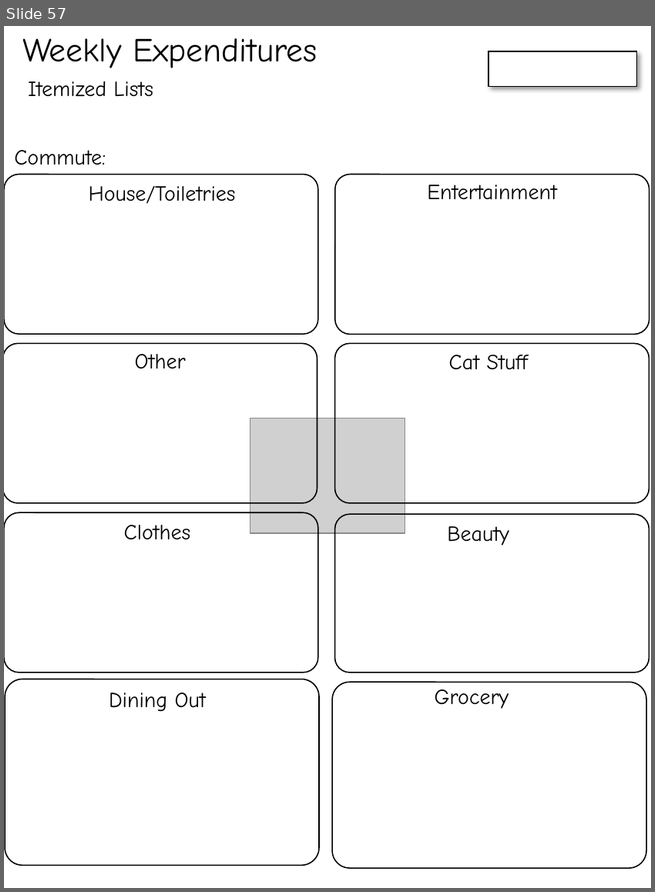
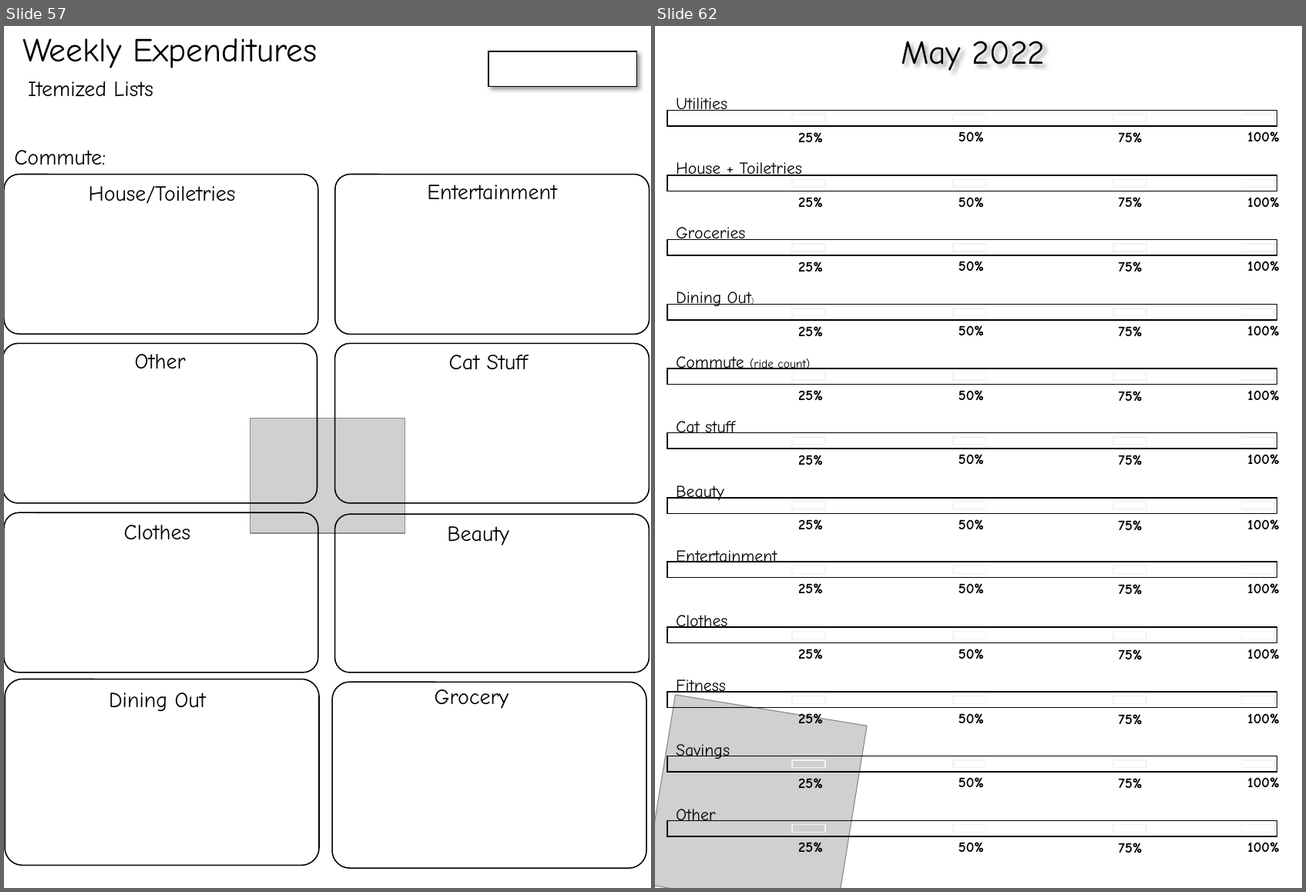
Before and after one commit to cds70409/cds70409.github.io, a slide deck: bujo_printouts.pptx. Shown side by side, each under a label of ours: slide 57 before the commit, slides 57 and 62 after it; the slides between them are not shown. The pictures are 655x892 and 1306x892 pixels, drawn with LibreOffice and Linux fonts; fonts in the diff are those of the drawing; grey boxes stand for pictures. Boxes give left, top, right and bottom in pixels: in the first picture for what was removed or moved away, otherwise in the second. Text is boxed around its words. In the diff, an @@ line names an element or a change of style, - is before the commit and + after.

```diff
--- a/bujo_printouts.pptx
+++ b/bujo_printouts.pptx
@@ slide 62 added at <box>655,26,1302,888</box>, background #FFFFFF @@
@@ text added at <box>901,41,1045,71</box>, 28 pt, text #000000 @@
+May 2022
@@ group added at <box>667,98,1279,143</box>: 5 texts, 5 rectangles @@
+Utilities
+100%
+50%
+25%
+75%
@@ group added at <box>667,162,1279,208</box>: 5 texts, 5 rectangles @@
+House + Toiletries
+100%
+50%
+25%
+75%
@@ group added at <box>667,227,1279,272</box>: 5 texts, 5 rectangles @@
+Groceries
+100%
+50%
+25%
+75%
@@ group added at <box>667,292,1279,337</box>: 5 texts, 5 rectangles @@
+Dining Out)
+100%
+50%
+25%
+75%
@@ group added at <box>667,356,1279,402</box>: 5 texts, 5 rectangles @@
+Commute (ride count)
+100%
+50%
+25%
+75%
@@ group added at <box>667,421,1279,466</box>: 5 texts, 5 rectangles @@
+Cat stuff
+100%
+50%
+25%
+75%
@@ group added at <box>667,486,1279,531</box>: 5 texts, 5 rectangles @@
+Beauty
+100%
+50%
+25%
+75%
@@ group added at <box>667,550,1279,595</box>: 5 texts, 5 rectangles @@
+Entertainment
+100%
+50%
+25%
+75%
@@ group added at <box>667,615,1279,660</box>: 5 texts, 5 rectangles @@
+Clothes
+100%
+50%
+25%
+75%
@@ picture added at <box>655,695,867,888</box> @@
@@ group added at <box>667,680,1279,725</box>: 5 texts, 5 rectangles @@
+Fitness
+100%
+50%
+25%
+75%
@@ group added at <box>667,744,1279,789</box>: 5 texts, 5 rectangles @@
+Savings
+100%
+50%
+25%
+75%
@@ group added at <box>667,809,1279,854</box>: 5 texts, 5 rectangles @@
+Other
+100%
+50%
+25%
+75%
```
Also in this commit, not shown: 8 other slides added.
